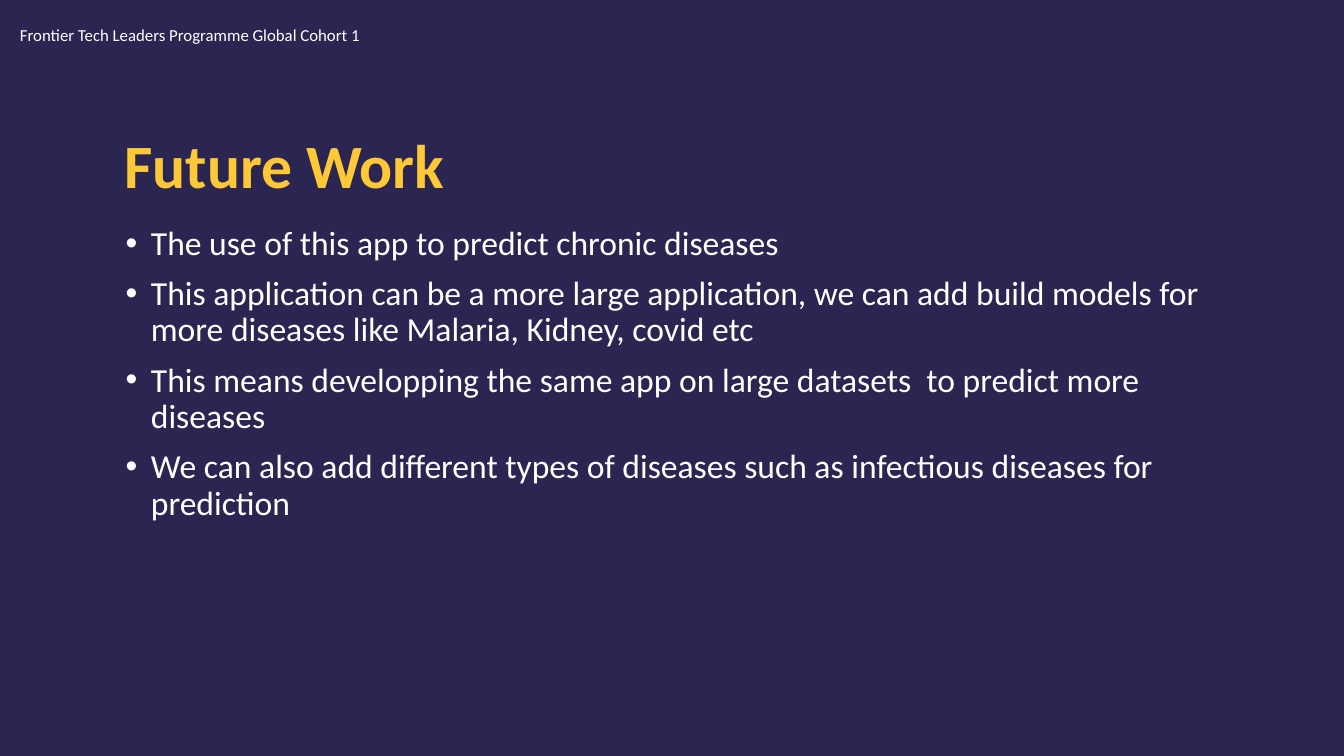
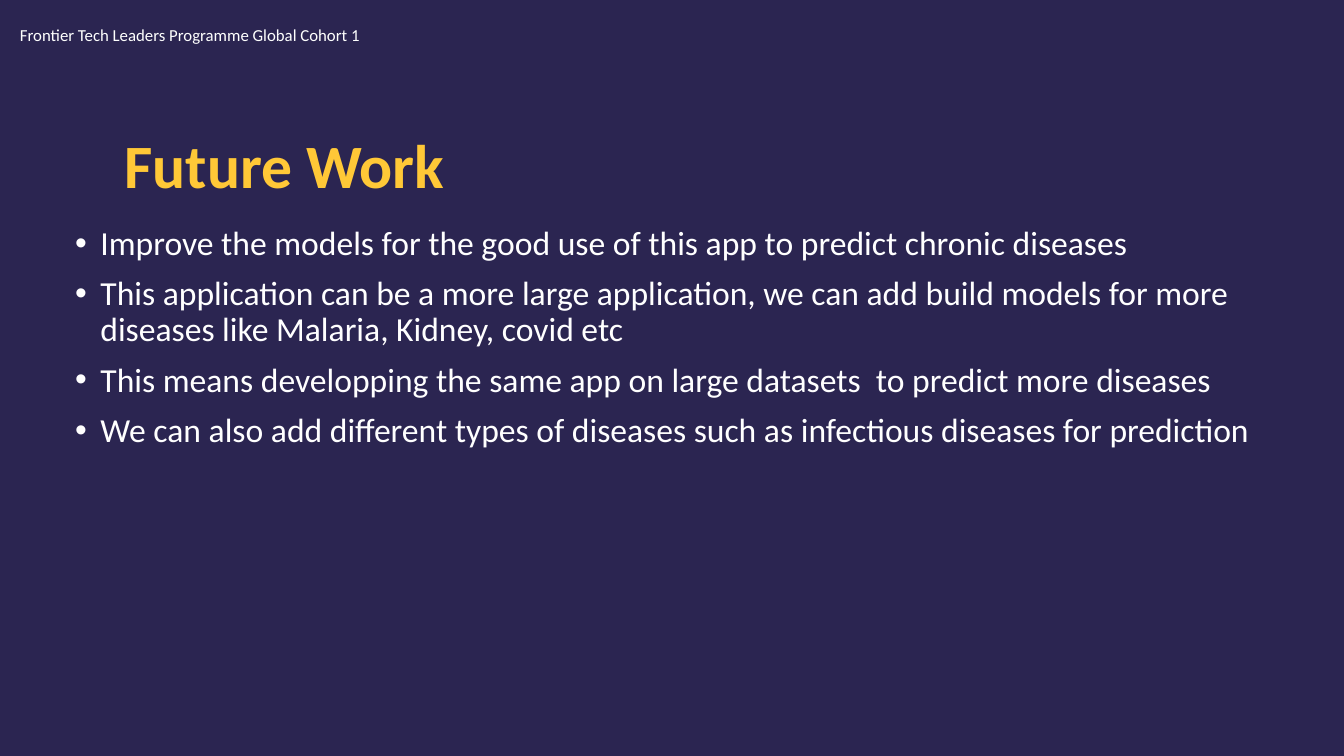
Before and after one commit to edasaruhan/Assingment_ML_kili66, a slide deck: slide 22 of MariamKili_Draft_Presentation.pptx. Drawn at 1344x756 pixels with LibreOffice and Linux fonts; fonts in the diff are those of the drawing; background and template pictures are left out. Boxes give left, top, right and bottom in pixels: in the first picture for what was removed or moved away, otherwise in the second. Text is boxed around its words. In the diff, an @@ line names an element or a change of style, - is before the commit and + after.

Commit message:
presentation updated

```diff
--- a/MariamKili_Draft_Presentation.pptx
+++ b/MariamKili_Draft_Presentation.pptx
@@ text "Improve the models for the ...": place and size @@
-text "Improve the models for the ..." at (151,231,1198,521)
+text "Improve the models for the ..." at (100,231,1249,448)
@@ text at (100,231,1127,261): text changed @@
-• The use of this app to predict chronic diseases
+• Improve the models for the good use of this app to predict chronic diseases
```
Also in this commit, not shown: 4 other slides changed.
